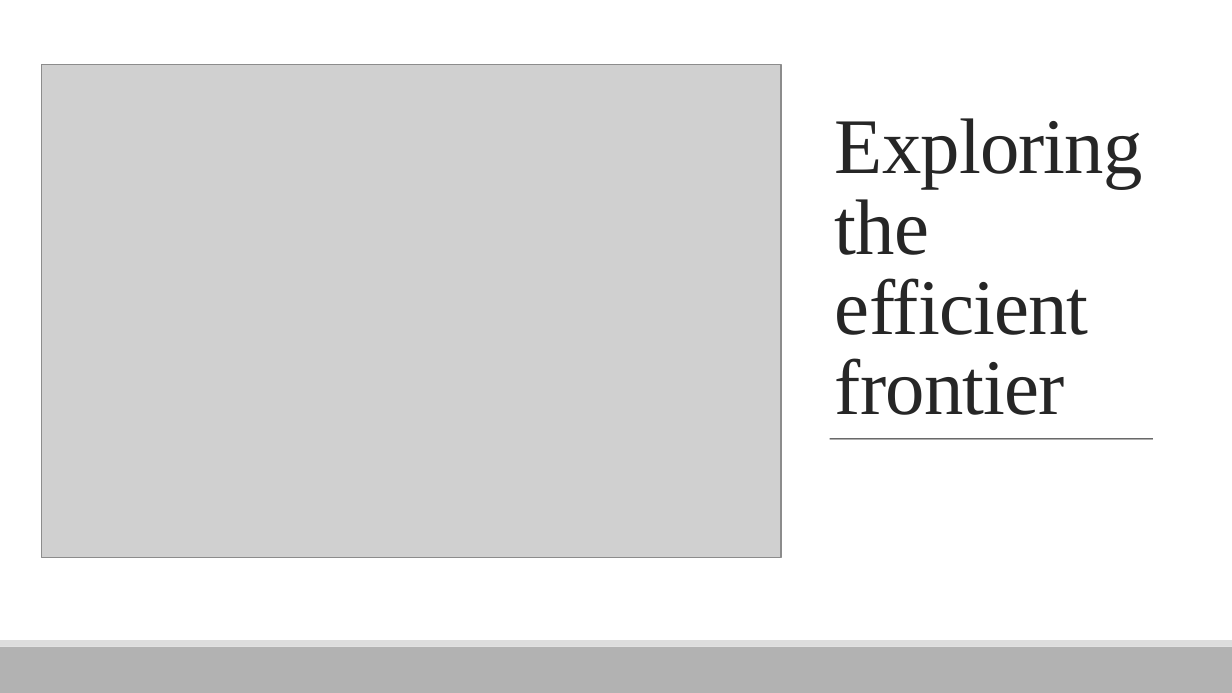
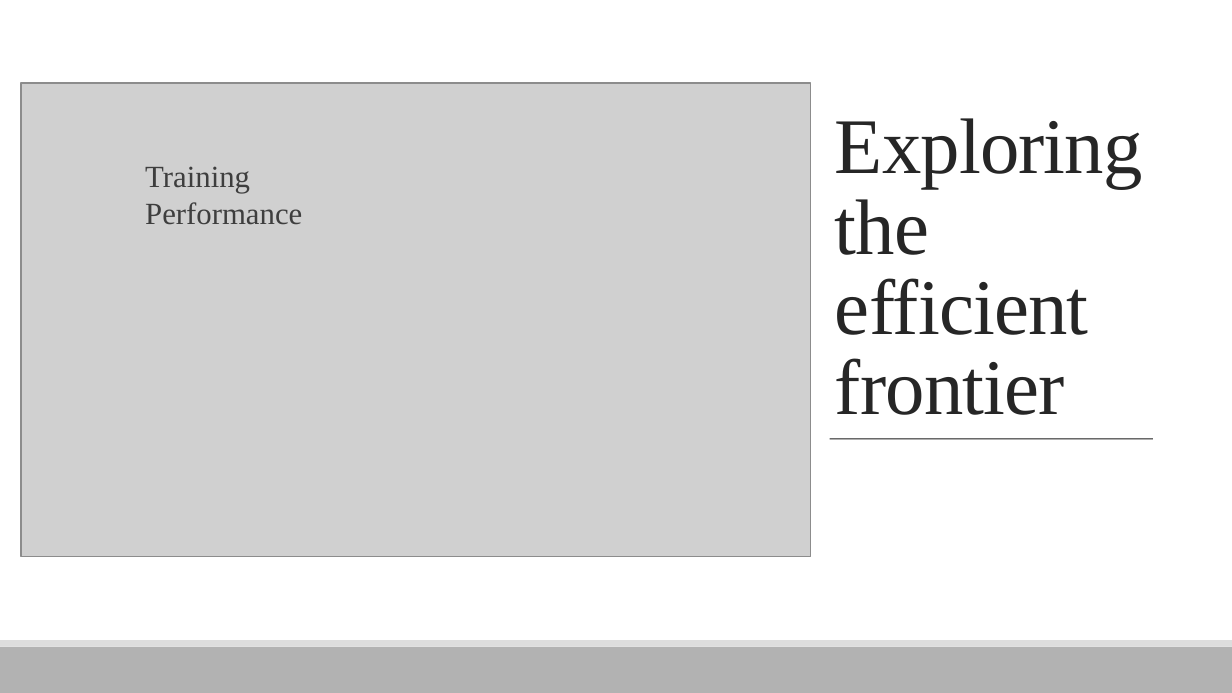
Before and after one commit to alexander-moore/DS501_Case2, a slide deck: slide 7 of DS501 Project 2.pptx (slide 6 before the commit). Drawn at 1232x693 pixels with LibreOffice and Linux fonts; fonts in the diff are those of the drawing; grey boxes stand for pictures. Boxes give left, top, right and bottom in pixels: in the first picture for what was removed or moved away, otherwise in the second. Text is boxed around its words. In the diff, an @@ line names an element or a change of style, - is before the commit and + after.

```diff
--- a/DS501 Project 2.pptx
+++ b/DS501 Project 2.pptx
@@ picture: place and size @@
-picture at <box>42,64,781,557</box>
+picture at <box>21,83,811,557</box>
@@ text added at <box>145,166,302,225</box>, 18 pt, text #3E3E3E @@
+Training Performance
```
Also in this commit, not shown: 5 other slides changed, 1 slide added, 12 other files.
